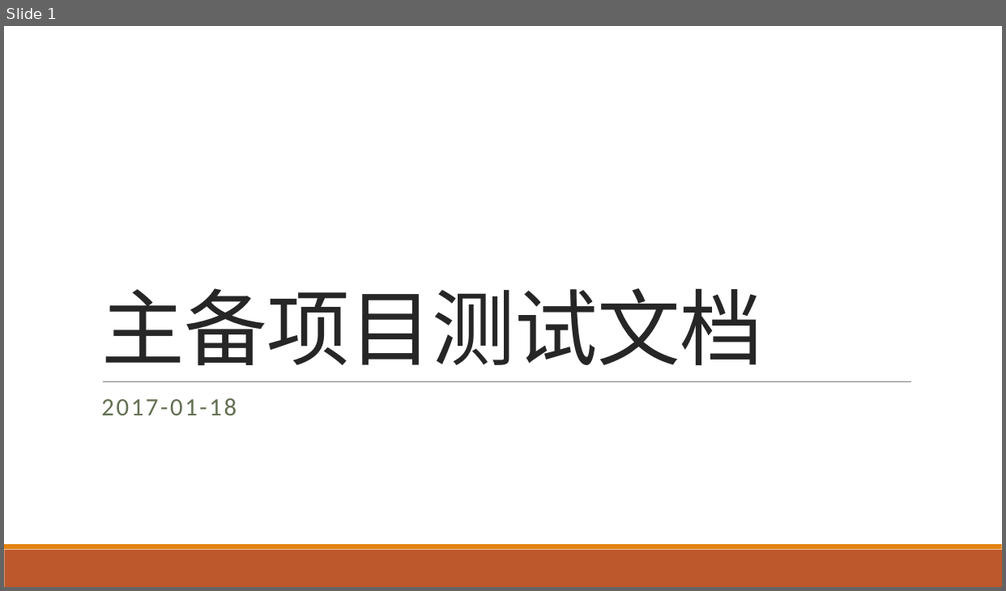
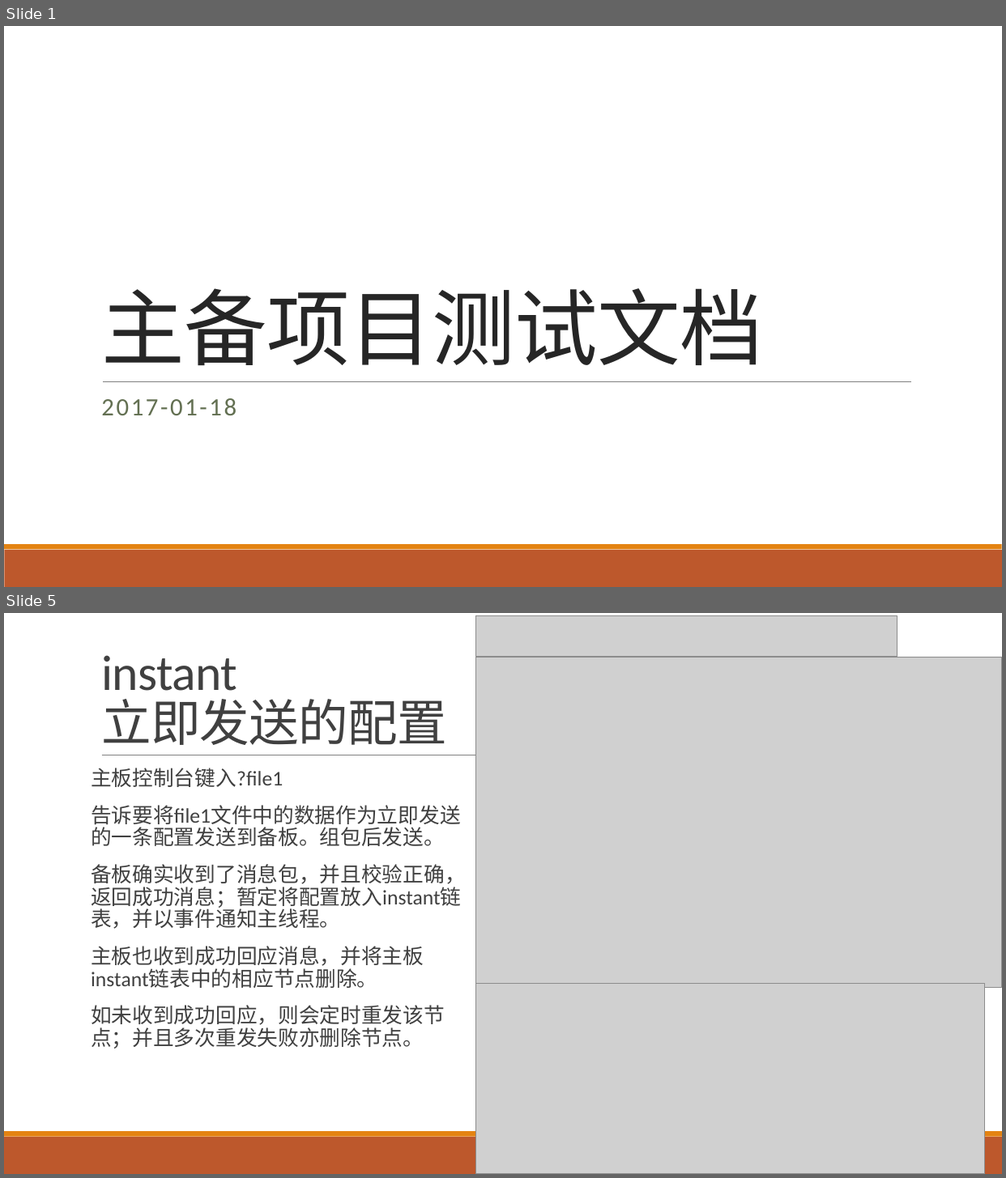
Before and after one commit to gcy346447065/reliable_sync, a slide deck: 测试记录.pptx. Shown one above the other, each under a label of ours: slide 1 before the commit, slides 1 and 5 after it; the slides between them are not shown. The pictures are 1006x591 and 1006x1178 pixels, drawn with LibreOffice and Linux fonts; fonts in the diff are those of the drawing; grey boxes stand for pictures. Boxes give left, top, right and bottom in pixels: in the first picture for what was removed or moved away, otherwise in the second. Text is boxed around its words. In the diff, an @@ line names an element or a change of style, - is before the commit and + after.

```diff
--- a/测试记录.pptx
+++ b/测试记录.pptx
@@ slide 5 added at box(4, 613, 1002, 1174), background #FFFFFF; not listed: 2 template elements that a slide beside it also shows @@
@@ picture added at box(475, 616, 897, 657) @@
@@ title added at box(101, 655, 447, 745), 48 pt, text #404040 @@
+instant
+立即发送的配置
@@ picture added at box(475, 657, 1002, 987) @@
@@ line added from (102, 756) to (918, 756), #808080 0.5 pt @@
@@ text added at box(91, 768, 466, 1049), 20 pt, text #404040 @@
+  主板控制台键入?file1
+  告诉要将file1文件中的数据作为立即发送的一条配置发送到备板。组包后发送。
+  备板确实收到了消息包，并且校验正确，返回成功消息；暂定将配置放入instant链表，并以事件通知主线程。
+  主板也收到成功回应消息，并将主板instant链表中的相应节点删除。
+  如未收到成功回应，则会定时重发该节点；并且多次重发失败亦删除节点。
@@ picture added at box(475, 983, 985, 1174) @@
```
Also in this commit, not shown: 1 slide changed, 3 other slides added, 3 slides removed.
